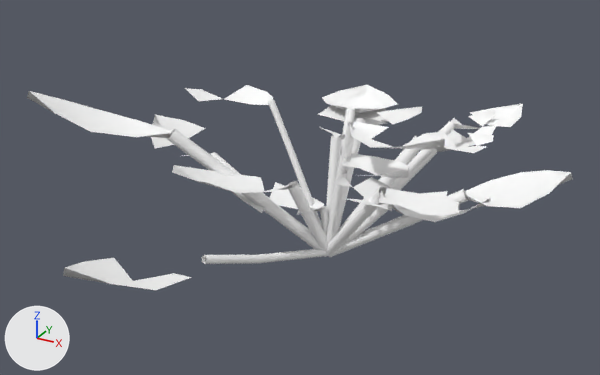
The glTF model assets/generated/shrub_mixed_autumn.glb, before and after one commit.
Both versions are drawn from a camera (50 mm lens) standing at (1.8, -3.6, 2.22) and looking at (-0.13, -0.09, 0.47). Lighting does not change. The marker at lower left points along +X, +Y and +Z. The picture after the commit comes second.

The scene before the commit, as lines of its bpy script (objects in view):
```python
mat_bark___rough_dark_brown___autumn = principled_material('Bark | rough dark brown | autumn')
mat_bark___rough_dark_brown___autumn.base_color = (1.0, 1.0, 1.0)  # white #ffffff
mat_bark___rough_dark_brown___autumn.roughness = 0.96
mat_broadleaf___forest_green___autumn = principled_material('Broadleaf | forest green | autumn')
mat_broadleaf___forest_green___autumn.base_color = (1.0, 1.0, 1.0)  # white #ffffff
mat_broadleaf___forest_green___autumn.roughness = 0.88
mat_leaves___young_green___autumn = principled_material('Leaves | young green | autumn')
mat_leaves___young_green___autumn.base_color = (1.0, 1.0, 1.0)  # white #ffffff
mat_leaves___young_green___autumn.roughness = 0.9
me_twig_020 = bpy.data.meshes.new('twig.020')
me_twig_020.from_pydata(...)  # 556 vertices, 644 faces; spans x -1.28..1.17, y -1.39..1.36, z 0.05..1.02
# faces by material slot: [432, 56, 156]
me_twig_020.materials.append(mat_bark___rough_dark_brown___autumn)  # white #ffffff
me_twig_020.materials.append(mat_leaves___young_green___autumn)  # white #ffffff
me_twig_020.materials.append(mat_broadleaf___forest_green___autumn)  # white #ffffff
ob_shrub_mixed_autumn = bpy.data.objects.new('shrub_mixed_autumn', me_twig_020)
ob_shrub_mixed_autumn.location = (0.0, 0.0, 0.0)
```
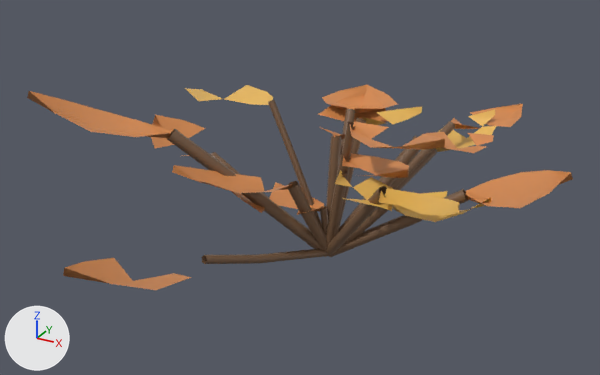
What changed in the scene script:
```text
Change mat_bark___rough_dark_brown___autumn:
    mat_bark___rough_dark_brown___autumn.base_color: (1.0, 1.0, 1.0) -> (0.19, 0.105, 0.055)  # white #ffffff -> brown #795b42
Change mat_leaves___young_green___autumn:
    mat_leaves___young_green___autumn.base_color: (1.0, 1.0, 1.0) -> (0.82, 0.48, 0.1)  # white #ffffff -> orange #eab859
Change mat_broadleaf___forest_green___autumn:
    mat_broadleaf___forest_green___autumn.base_color: (1.0, 1.0, 1.0) -> (0.66, 0.25, 0.075)  # white #ffffff -> orange #d4894d
```

Where the change shows, as pixel boxes (x1, y1, x2, y2) in the pictures (600 x 375 px):
'shrub_mixed_autumn', recoloured (white to orange)
    both: (27, 85, 573, 290)
